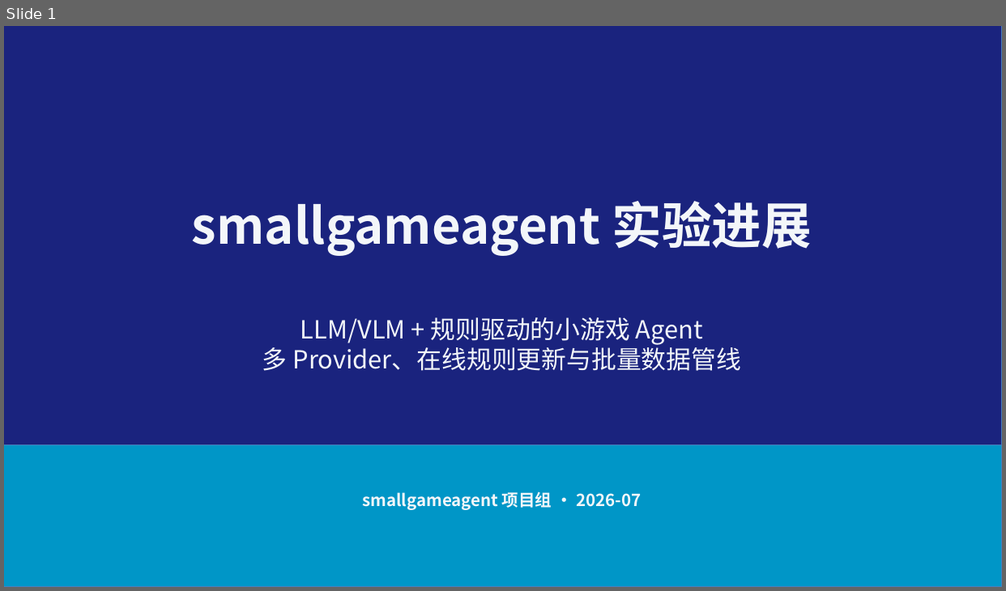
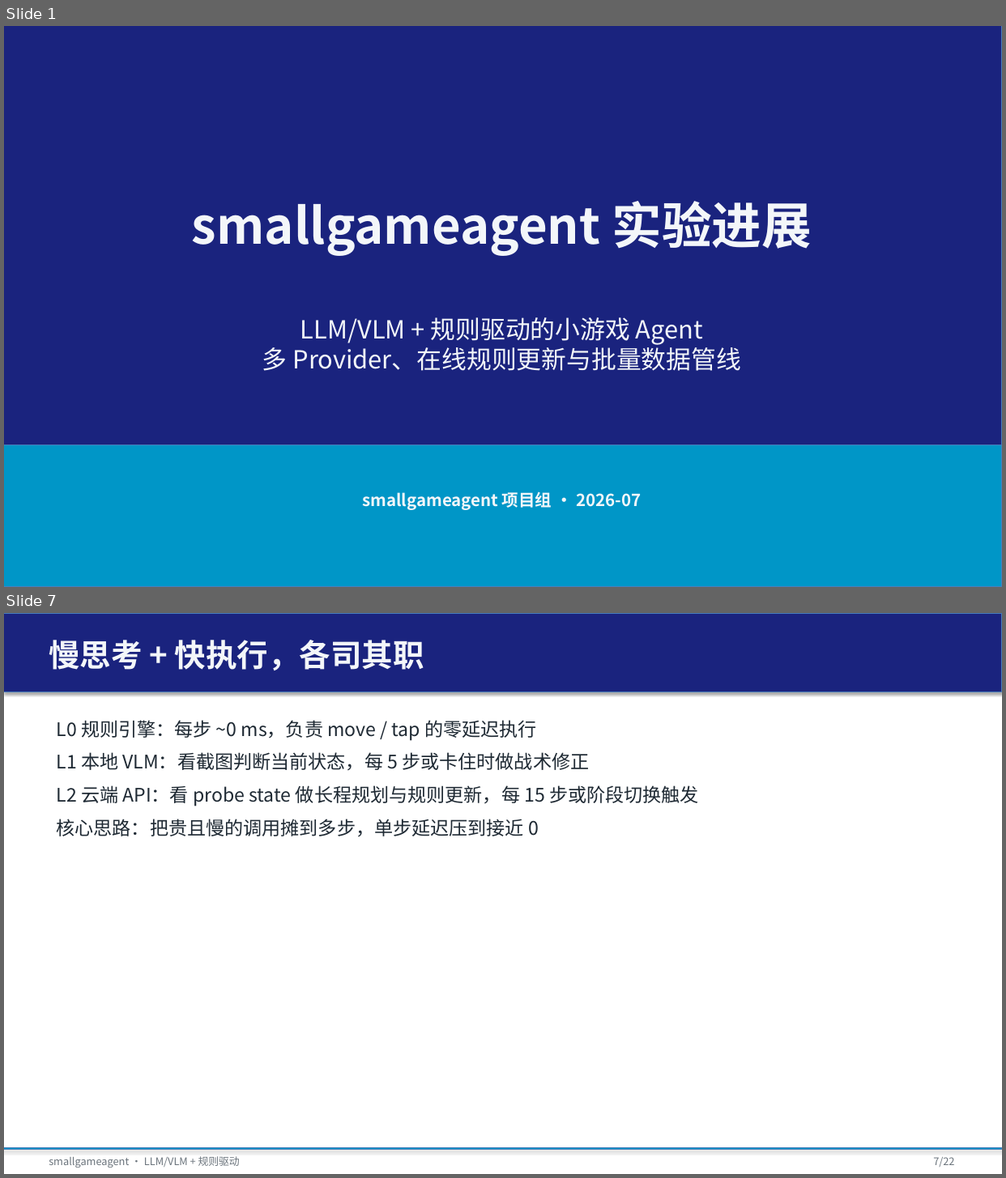
Before and after one commit to tzhazuma/smallgameagent, a slide deck: reports/smallgameagent_report.pptx. Shown one above the other, each under a label of ours: slide 1 before the commit, slides 1 and 7 after it; the slides between them are not shown. The pictures are 1006x591 and 1006x1178 pixels, drawn with LibreOffice and Linux fonts; fonts in the diff are those of the drawing. Boxes give left, top, right and bottom in pixels: in the first picture for what was removed or moved away, otherwise in the second. Text is boxed around its words. In the diff, an @@ line names an element or a change of style, - is before the commit and + after.

```diff
--- a/reports/smallgameagent_report.pptx
+++ b/reports/smallgameagent_report.pptx
@@ slide 7 added at box(4, 613, 1002, 1174), background #FFFFFF @@
@@ rectangle added at box(4, 613, 1002, 692), fill #1A237E, outline #4B7EBC 0.75 pt @@
@@ text added at box(49, 640, 424, 671), 30 pt, text #F3F6F9, bold @@
+慢思考 + 快执行，各司其职
@@ text added at box(56, 720, 699, 837), 18 pt, text #1E2933 @@
+L0 规则引擎：每步 ~0 ms，负责 move / tap 的零延迟执行
+L1 本地 VLM：看截图判断当前状态，每 5 步或卡住时做战术修正
+L2 云端 API：看 probe state 做长程规划与规则更新，每 15 步或阶段切换触发
+核心思路：把贵且慢的调用摊到多步，单步延迟压到接近 0
@@ rectangle added at box(4, 1148, 1002, 1150), fill #0096C7, outline #4B7EBC 0.75 pt @@
@@ text added at box(49, 1157, 240, 1168), 10 pt, text #6C757D @@
+smallgameagent · LLM/VLM + 规则驱动
@@ text added at box(933, 1157, 954, 1167), 10 pt, text #6C757D @@
+7/22
```
Also in this commit, not shown: 8 slides changed, 12 other slides added, 2 slides removed, 8 other files.
